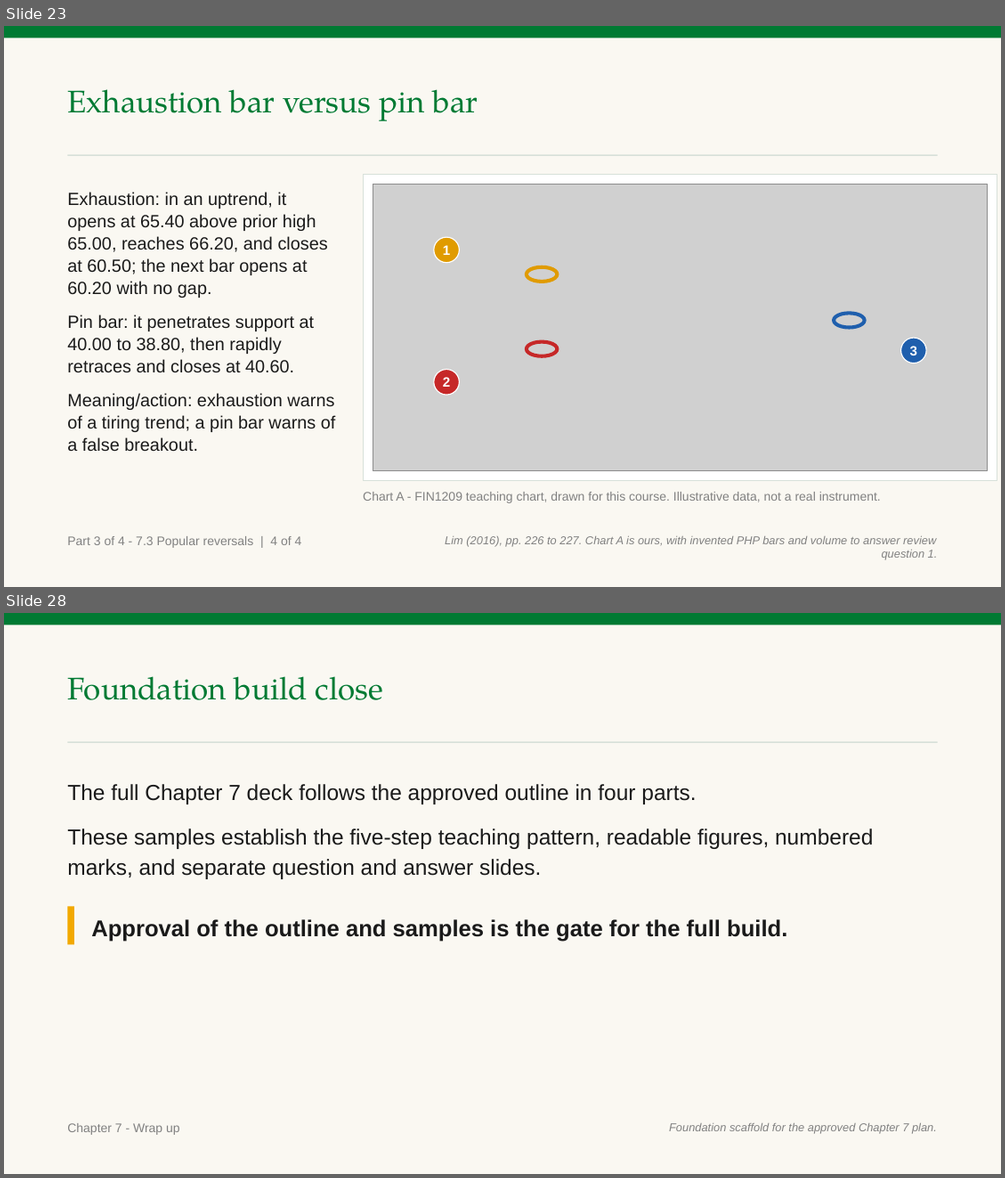
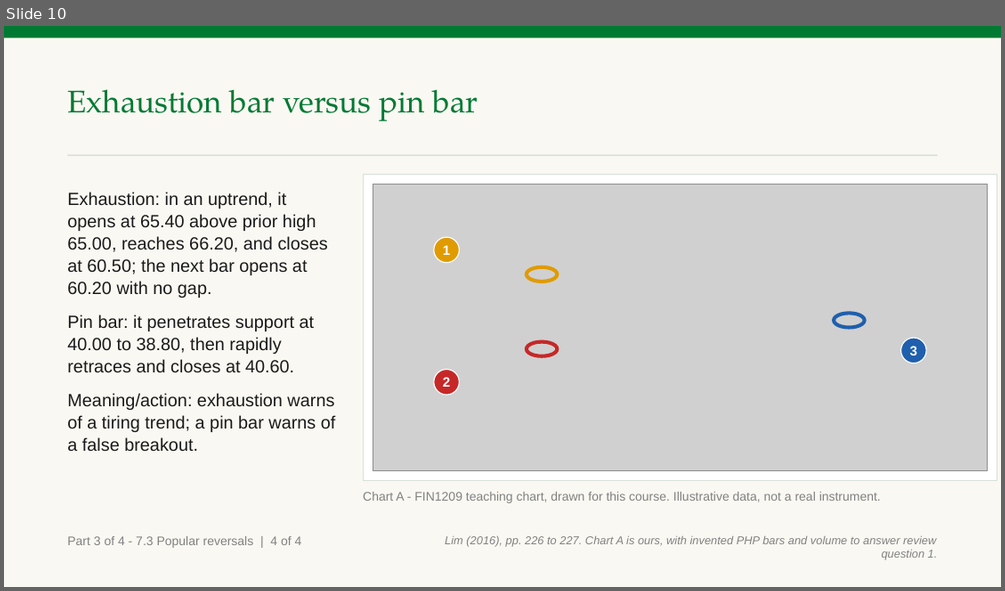
Before and after one commit to benjiesotelo-sudo/Telos_FIN1209, a slide deck: chapter-07/FIN1209-Chapter-07.pptx. Shown one above the other, each under a label of ours: slides 23 and 28 before the commit, slide 10 after it; the slides between them are not shown. The pictures are 1005x1178 and 1005x591 pixels, drawn with LibreOffice and Linux fonts; fonts in the diff are those of the drawing; grey boxes stand for pictures. Boxes give left, top, right and bottom in pixels: in the first picture for what was removed or moved away, otherwise in the second. Text is boxed around its words. In the diff, an @@ line names an element or a change of style, - is before the commit and + after.

Commit message:
Build Chapter 7 volatility breakout and review range

```diff
--- a/chapter-07/FIN1209-Chapter-07.pptx
+++ b/chapter-07/FIN1209-Chapter-07.pptx
@@ slide 28 removed at box(4, 613, 1001, 1174), background #FFFFFF @@
@@ rectangle removed at box(4, 613, 1001, 1174) @@
@@ rectangle removed at box(4, 613, 1001, 625) @@
@@ text removed at box(67, 676, 383, 700) @@
-Foundation build close
@@ rectangle removed at box(67, 742, 938, 743) @@
@@ text removed at box(67, 784, 873, 879) @@
-The full Chapter 7 deck follows the approved outline in four parts.
-These samples establish the five-step teaching pattern, readable figures, numbered marks, and separate question and answer slides.
@@ rectangle removed at box(67, 906, 74, 944) @@
@@ text removed at box(91, 919, 787, 941) @@
-Approval of the outline and samples is the gate for the full build.
@@ text removed at box(67, 1123, 180, 1135) @@
-Chapter 7 - Wrap up
@@ text removed at box(669, 1123, 937, 1134) @@
-Foundation scaffold for the approved Chapter 7 plan.
@@ what was slide 23 is now slide 10 @@
```
Also in this commit, not shown: 6 slides changed, 24 slides added, 17 other slides removed, 1 other file.
